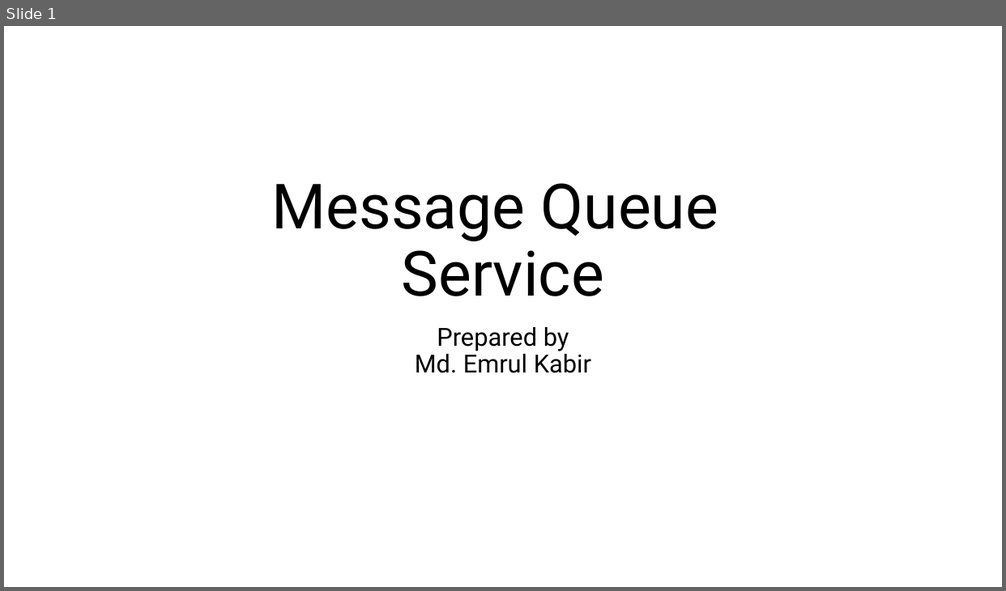
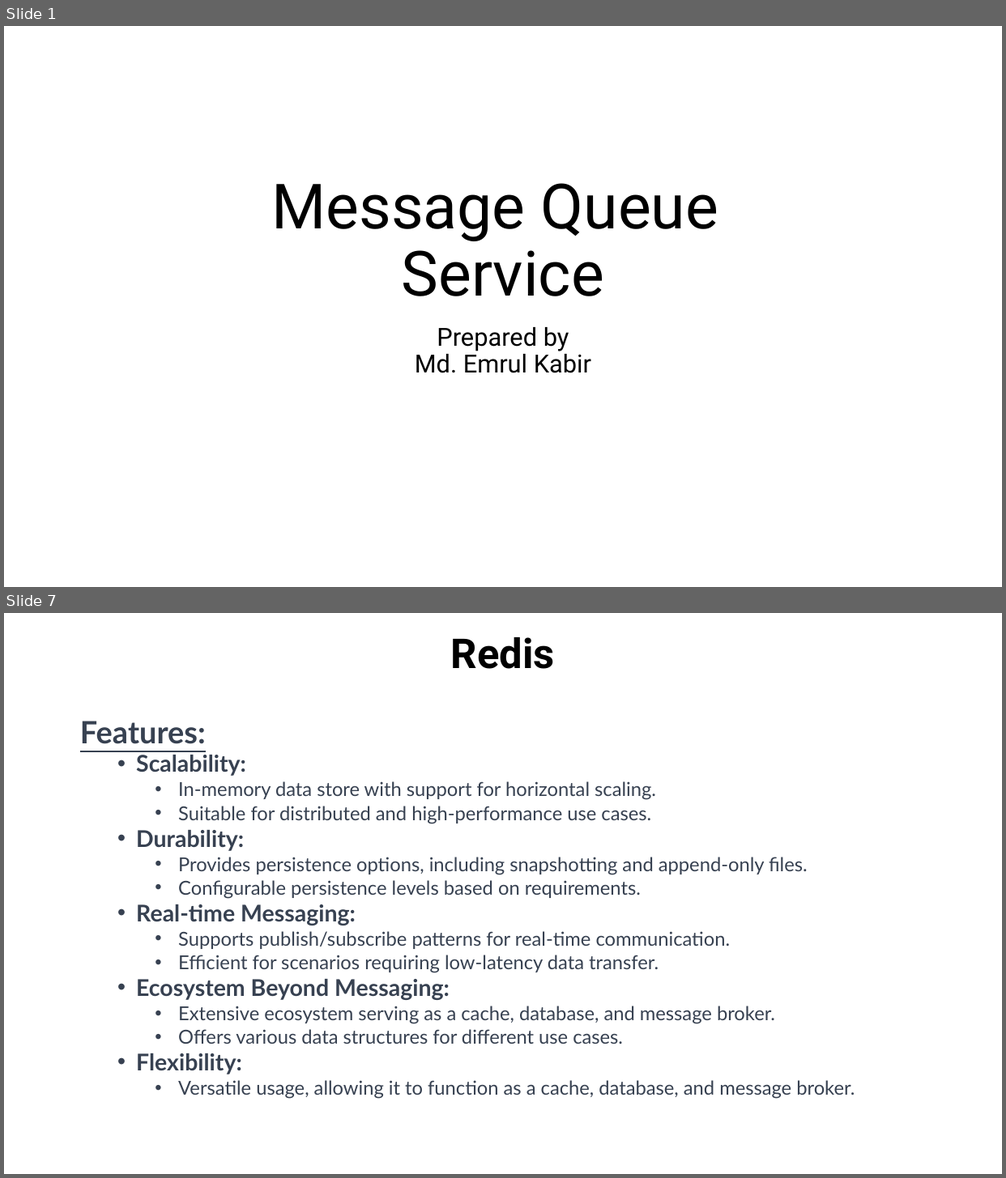
Before and after one commit to emrul11/OSL-MessageQueueService, a slide deck: Documents/MessageQueueService.pptx. Shown one above the other, each under a label of ours: slide 1 before the commit, slides 1 and 7 after it; the slides between them are not shown. The pictures are 1006x591 and 1006x1178 pixels, drawn with LibreOffice and Linux fonts; fonts in the diff are those of the drawing. Boxes give left, top, right and bottom in pixels: in the first picture for what was removed or moved away, otherwise in the second. Text is boxed around its words. In the diff, an @@ line names an element or a change of style, - is before the commit and + after.

```diff
--- a/Documents/MessageQueueService.pptx
+++ b/Documents/MessageQueueService.pptx
@@ slide 7 added at bbox=[4, 613, 1002, 1174], background #FFFFFF @@
@@ title added at bbox=[451, 637, 555, 669], 39.6 pt, text #000000, bold @@
+Redis
@@ text added at bbox=[80, 721, 854, 1099], 18.5 pt, text #374151 @@
+Features:
+  • Scalability:
+    • In-memory data store with support for horizontal scaling.
+    • Suitable for distributed and high-performance use cases.
+  • Durability:
+    • Provides persistence options, including snapshotting and append-only files.
+    • Configurable persistence levels based on requirements.
+  • Real-time Messaging:
+    • Supports publish/subscribe patterns for real-time communication.
+    • Efficient for scenarios requiring low-latency data transfer.
+  • Ecosystem Beyond Messaging:
+    • Extensive ecosystem serving as a cache, database, and message broker.
+    • Offers various data structures for different use cases.
+  • Flexibility:
+    • Versatile usage, allowing it to function as a cache, database, and message broker.
```
Also in this commit, not shown: 5 slides changed, 19 other slides added.
